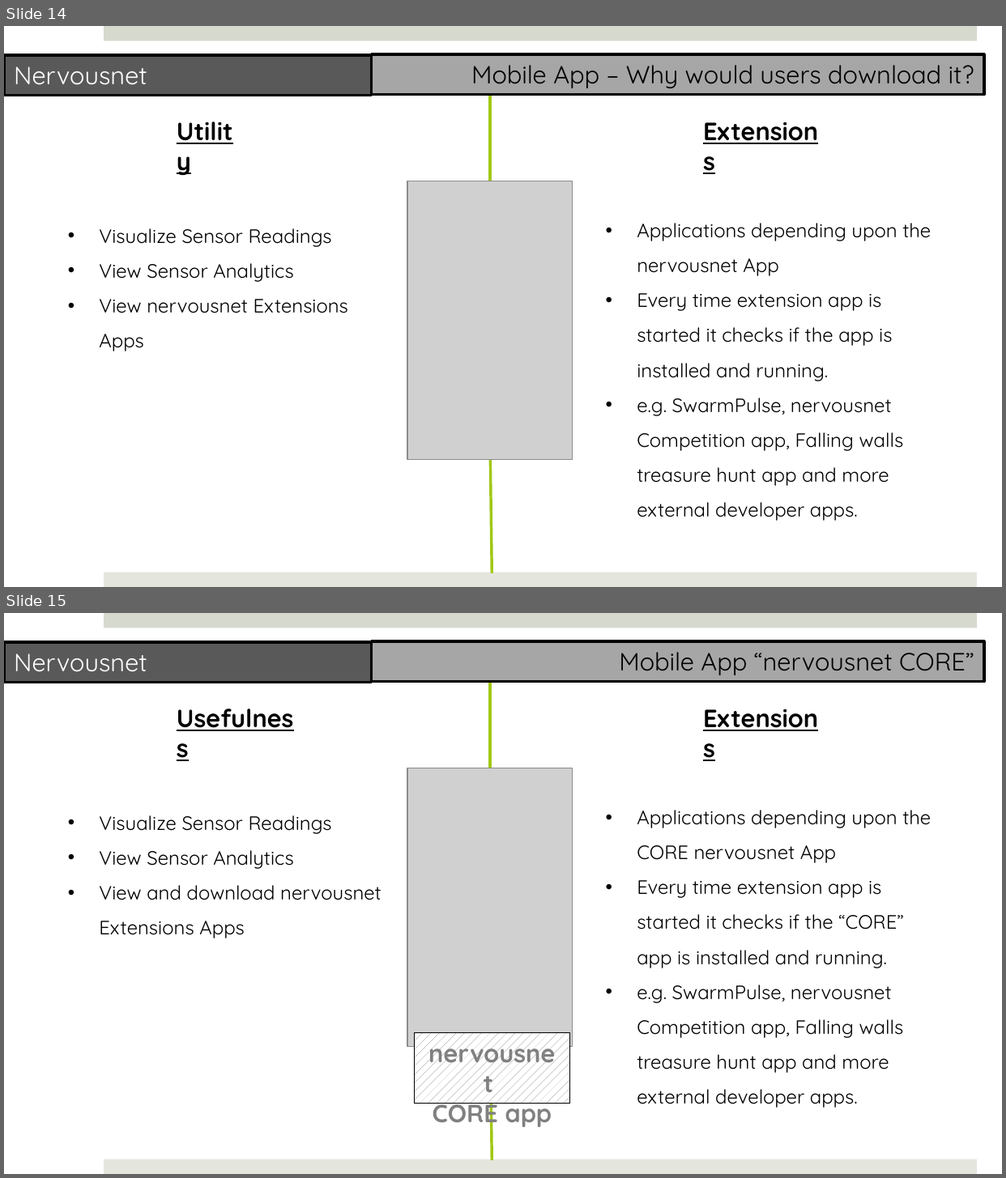
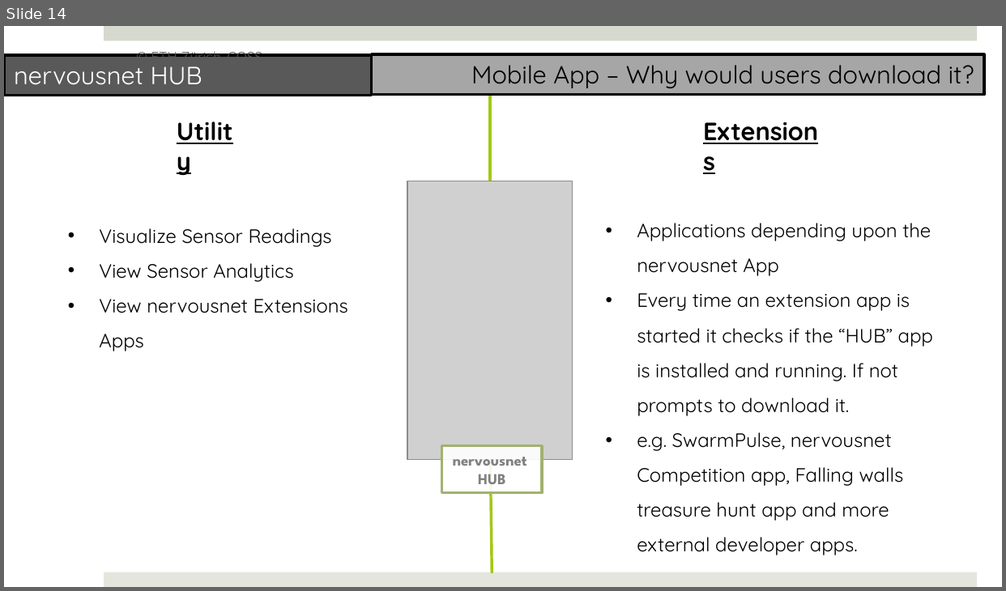
Before and after one commit to prasad79/nervousnet, a slide deck: Documents/NervousNet_Redesign.pptx. Shown one above the other, each under a label of ours: slides 14 and 15 before the commit, slide 14 after it. The pictures are 1006x1178 and 1006x591 pixels, drawn with LibreOffice and Linux fonts; fonts in the diff are those of the drawing; grey boxes stand for pictures. Boxes give left, top, right and bottom in pixels: in the first picture for what was removed or moved away, otherwise in the second. Text is boxed around its words. In the diff, an @@ line names an element or a change of style, - is before the commit and + after.

```diff
--- a/Documents/NervousNet_Redesign.pptx
+++ b/Documents/NervousNet_Redesign.pptx
@@ slide 15 removed at (4, 613, 1002, 1174), background #FFFFFF; not listed: 2 template elements that a slide beside it also shows @@
@@ rectangle removed at (4, 642, 371, 682) @@
-Nervousnet
@@ rectangle removed at (371, 641, 984, 681) @@
-Mobile App “nervousnet CORE”
@@ line removed from (490, 798) to (490, 683) @@
@@ text removed at (167, 698, 311, 738) @@
-Usefulness
@@ text removed at (693, 698, 839, 738) @@
-Extensions
@@ picture removed at (407, 769, 572, 1047) @@
@@ text removed at (99, 815, 332, 939) @@
-• Visualize Sensor Readings
-• View Sensor Analytics
-• View and download nervousnet Extensions Apps
@@ text removed at (637, 810, 931, 1108) @@
-• Applications depending upon the CORE nervousnet App
-• Every time extension app is started it checks if the “CORE” app is installed and running.
-• e.g. SwarmPulse, nervousnet Competition app, Falling walls treasure hunt app and more external developer apps.
@@ line removed from (490, 1016) to (492, 1161) @@
@@ rectangle removed at (414, 1033, 570, 1104) @@
-nervousnet
-CORE app
@@ slide 14 changed as well @@
@@ text added at (151, 47, 262, 57), 10 pt, text #595959 @@
+© ETH Zürich, COSS
@@ text in rectangle at (14, 66, 202, 85): text changed @@
-Nervousnet
+nervousnet HUB
@@ text at (637, 293, 933, 416): text changed @@
-• Every time extension app is started it checks if the app is installed and running.
+• Every time an extension app is started it checks if the “HUB” app is installed and running. If not prompts to download it.
@@ rectangle added at (442, 446, 542, 493), fill #FFFFFF at 90% opacity, outline #A2B170 2 pt, 11 pt, text #808080, bold @@
+nervousnet
+HUB
```
Also in this commit, not shown: 17 other slides changed, 1 other slide removed, 33 other files.
